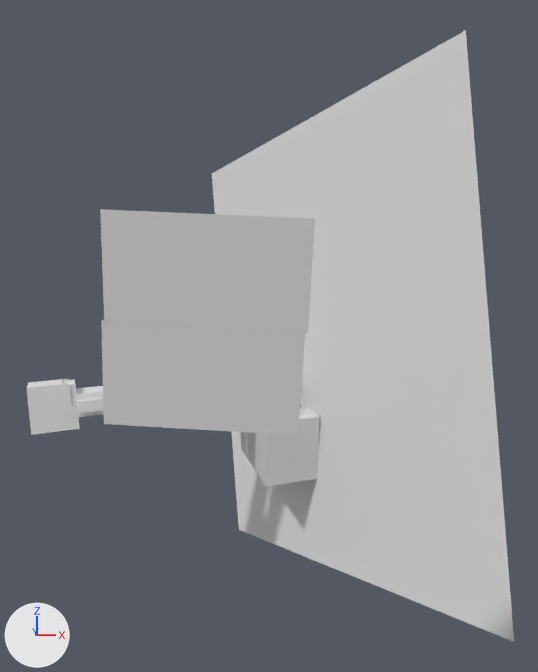
What one commit did to the Blender file FinalTrack/AN_trackingEnderman.blend.
Rendered twice from a 50 mm camera at (0.9, -15.7, 3.2) aimed at (3.2, 21.8, -1.7). The lights are fixed; the arrows at lower left show +X, +Y and +Z. The older version comes first.

Names of what the first picture shows: 'ShadowCatcher', 'doorMask', 'enderman', 'microwave', 'wallMask'.
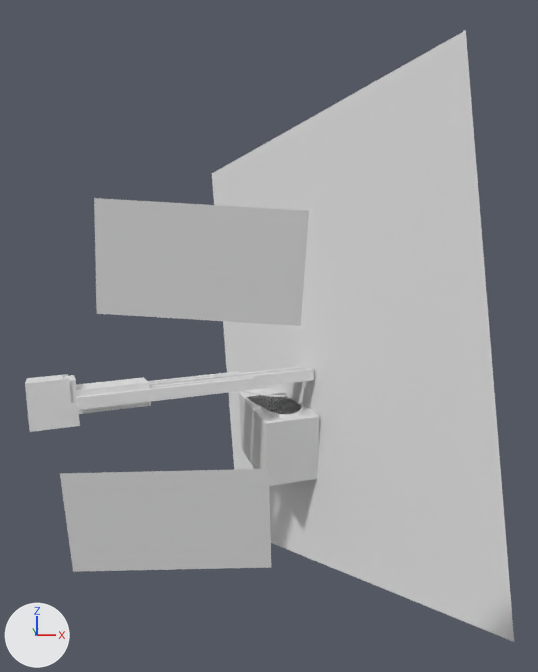
What differs and where, as boxes (x1, y1, x2, y2) in the pictures (538 x 672 px):
'doorMask', moved, turned
    before: (101, 320, 305, 435)
    after: (60, 469, 271, 572)
'wallMask', moved, turned
    before: (100, 209, 315, 333)
    after: (94, 198, 309, 326)
'enderman', moved
    before: (27, 374, 303, 435)
    after: (25, 367, 314, 432)

The edits, one by one:
Object 'enderman' (ob_enderman) moves from (8.26, 17.9, -5.28) to (8.54, 16.57, -4.79).
Object 'doorMask' (ob_doormask) moves from (0.25, 5.1, -0.65) to (-0.7, 4.23, -4.48).
Object 'doorMask' (ob_doormask) turns from (101, 3.2, -4.4) to (102, -1.4, -3.9) degrees about x, y and z.
Object 'wallMask' (ob_wallmask) moves from (0.43, 4.47, 2.36) to (0.25, 4.47, 2.61).
Object 'wallMask' (ob_wallmask) turns from (101, 2.5, -4.6) to (101, 3.4, -4.6) degrees about x, y and z.
